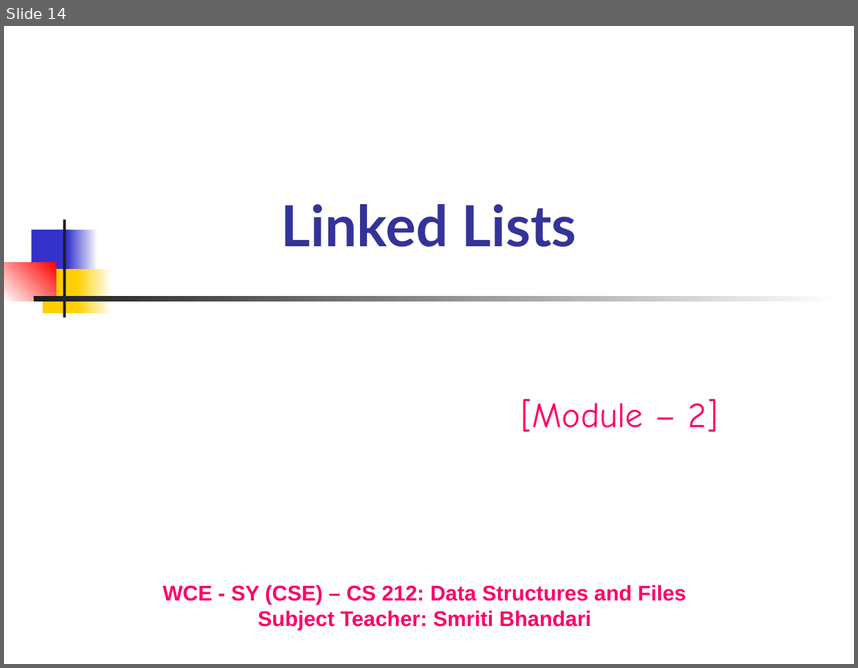
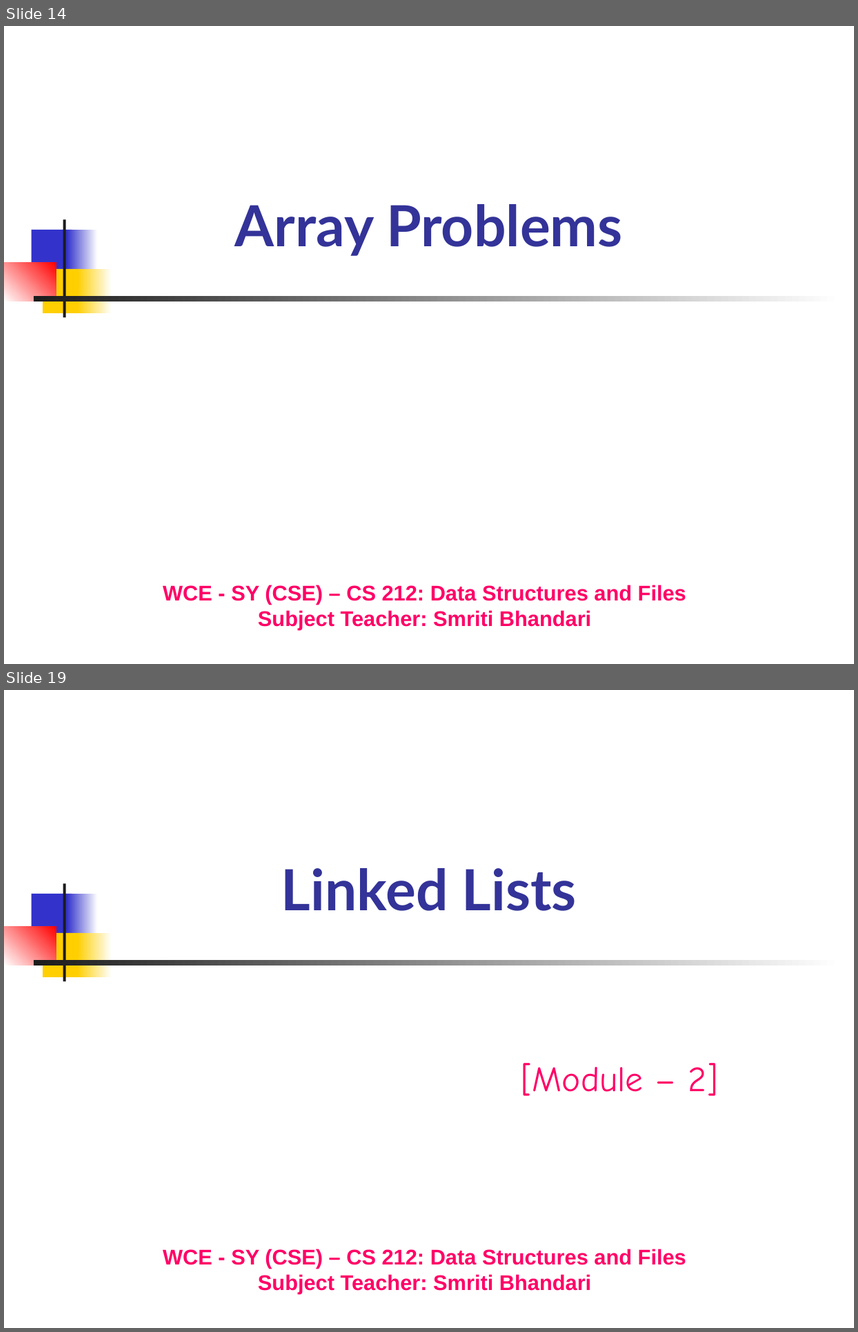
Before and after one commit to Aashishsharma/Learnings, a slide deck: DS and Algo/DS.pptx. Shown one above the other, each under a label of ours: slide 14 before the commit, slides 14 and 19 after it; the slides between them are not shown. The pictures are 858x668 and 858x1332 pixels, drawn with LibreOffice and Linux fonts; fonts in the diff are those of the drawing. Boxes give left, top, right and bottom in pixels: in the first picture for what was removed or moved away, otherwise in the second. Text is boxed around its words. In the diff, an @@ line names an element or a change of style, - is before the commit and + after.

```diff
--- a/DS and Algo/DS.pptx
+++ b/DS and Algo/DS.pptx
@@ slide 14 added at (4, 26, 854, 664), background #FFFFFF; not listed: 7 template elements that a slide beside it also shows @@
@@ title added at (235, 204, 622, 256), 48 pt, text #333399, bold @@
+Array Problems
@@ text added at (163, 584, 686, 629), 18 pt, text #FF0066, bold @@
+WCE - SY (CSE) – CS 212: Data Structures and Files
+Subject Teacher: Smriti Bhandari
@@ what was slide 14 is now slide 19 @@
```
Also in this commit, not shown: 2 slides changed, 7 other slides added, 2 other files.
